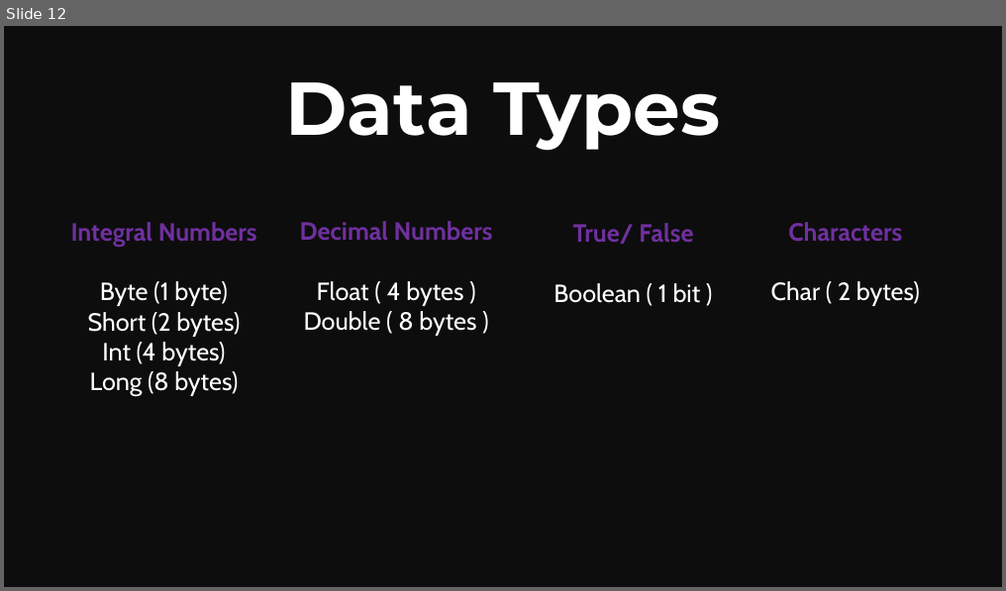
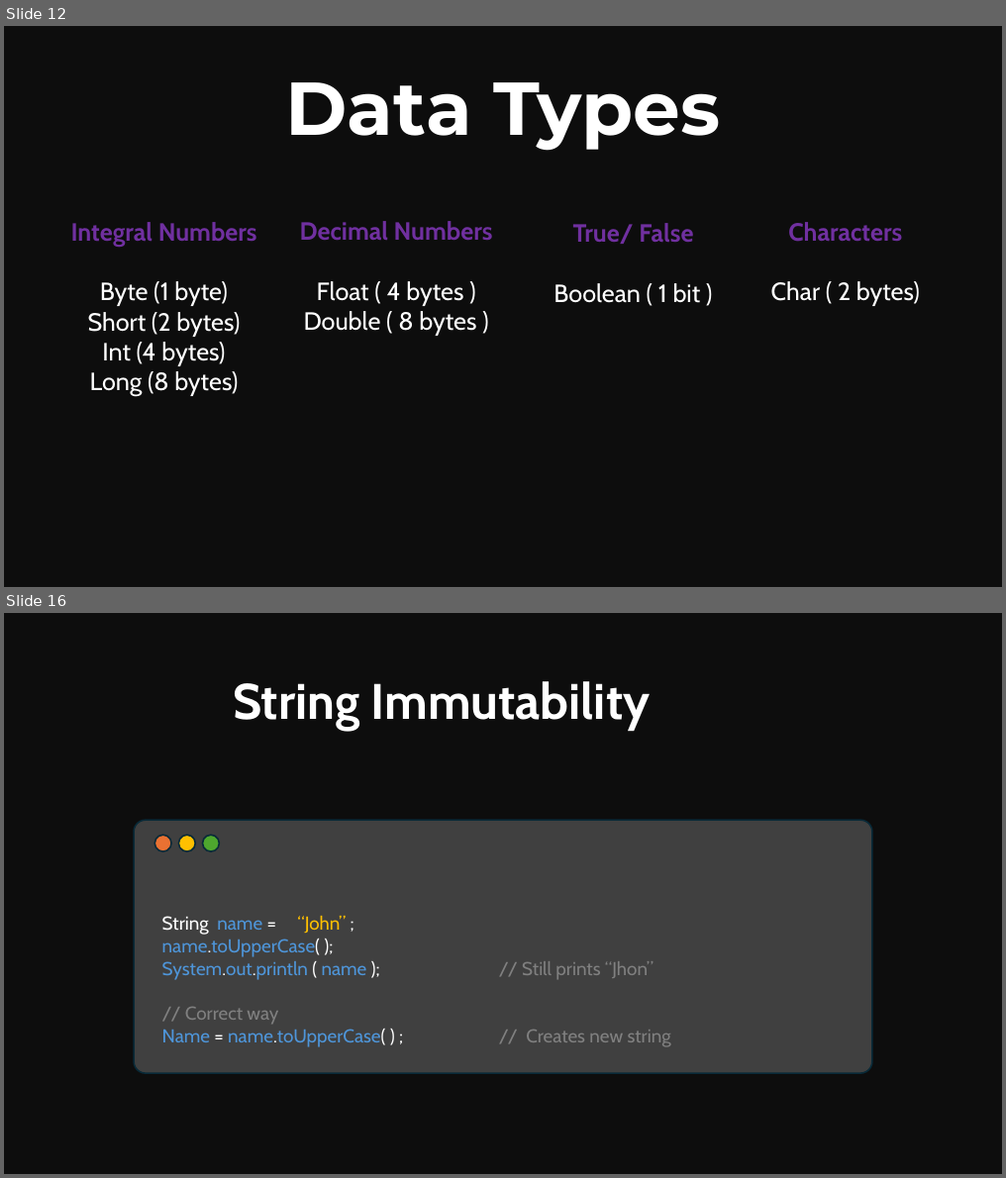
Before and after one commit to Mohitscodiclab/Java_Full_Course, a slide deck: JAVA.pptx. Shown one above the other, each under a label of ours: slide 12 before the commit, slides 12 and 16 after it; the slides between them are not shown. The pictures are 1006x591 and 1006x1178 pixels, drawn with LibreOffice and Linux fonts; fonts in the diff are those of the drawing. Boxes give left, top, right and bottom in pixels: in the first picture for what was removed or moved away, otherwise in the second. Text is boxed around its words. In the diff, an @@ line names an element or a change of style, - is before the commit and + after.

```diff
--- a/JAVA.pptx
+++ b/JAVA.pptx
@@ slide 16 added at (4,613,1002,1174), background #0D0D0D @@
@@ text added at (233,681,650,729), 48 pt, text #FFFFFF, bold @@
+String Immutability
@@ rounded rectangle added at (134,820,872,1074), fill #404040, outline #092A39 1.5 pt @@
@@ ellipse added at (154,836,171,852), fill #E97132, outline #092A39 1.5 pt @@
@@ ellipse added at (178,836,195,852), fill #FFC000, outline #092A39 1.5 pt @@
@@ ellipse added at (202,836,219,852), fill #4EA72E, outline #092A39 1.5 pt @@
@@ text added at (162,916,671,1048), 18 pt, text #4E95D9 @@
+String name = “John” ;
+name.toUpperCase( );
+System.out.println ( name ); // Still prints “Jhon”
+// Correct way
+Name = name.toUpperCase( ) ; // Creates new string
```
Also in this commit, not shown: 11 other slides added, 20 other files.
